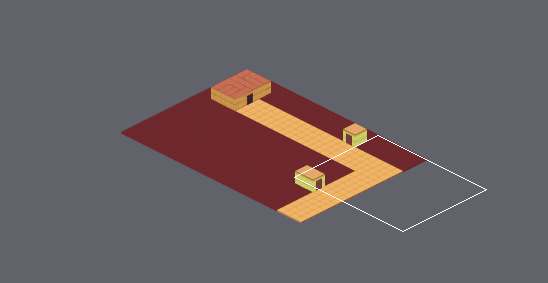
Tiled map -- Output/Assets/Maps/Mapa 1 desierto.tmx. Above, an overview of the earlier version with the close-up marked.
Close-up. Before the edit:
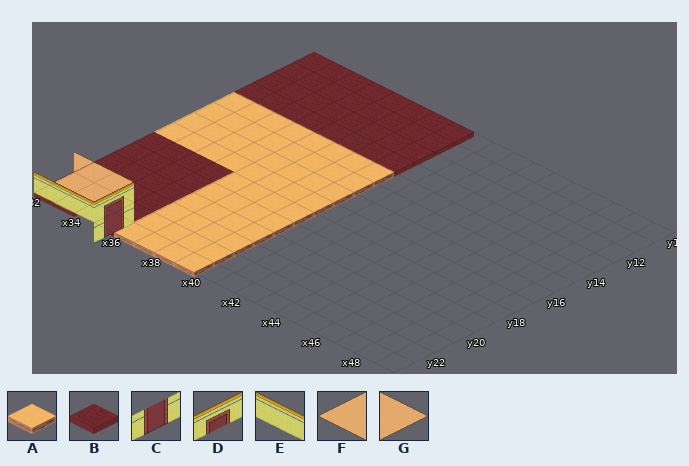
Cells are 128x64 px. Isometric: x runs down to the right, y down to the left. Shown: x 32..49, y 10..23. The commit also changed other parts of the map, which this record leaves out. The old version is drawn lined up with the new one.
Key: from "TABERNA": A 4, B 6, C 17, D 27, E 50, F 53, G 54.
_ is an empty cell.
Layer "Tile Layer 1" before, first column x 32:
10 BBBBBBBB__________
11 BBBBBBBB__________
12 BBBBBBBB__________
13 BBBBBBBB__________
14 AAAAAAAA__________
15 AAAAAAAA__________
16 AAAAAAAA__________
17 AAAAAAAA__________
18 BBBBAAAA__________
19 BBBBAAAA__________
20 BBBBAAAA__________
21 BBBBAAAA__________
22 BB_BAAAA__________
23 BB_BAAAA__________
Layer "Buildings" before, first column x 32:
10 __________________
11 __________________
12 __________________
13 __________________
14 __________________
15 __________________
16 __________________
17 __________________
18 __________________
19 __________________
20 __________________
21 GG________________
22 F_D_______________
23 EE_C______________
Now the later version:
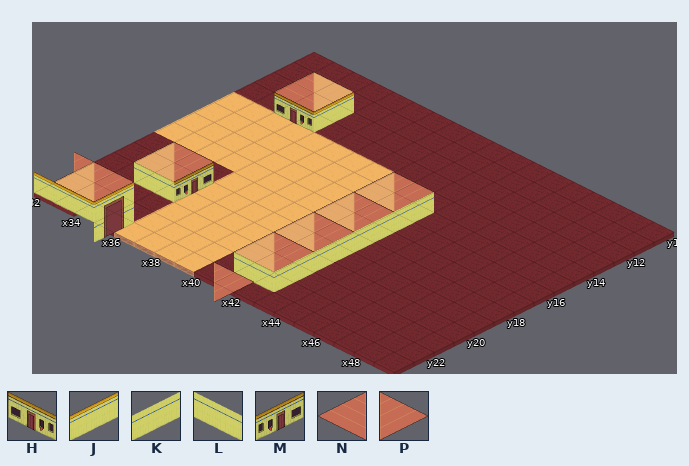
Further tiles: from "TABERNA": H 22, J 32, K 37, L 38, M 52, N 55, P 56.
Changes in this commit:
map size 30x21 -> 50x41 cells (old content now starts at 10,10; both pictures use the new coordinates)
Layer "Tile Layer 1":
y 10..23: x 40..49 __________ -> BBBBBBBBBB
Layer "Buildings":
y 11: x 34 _ -> G
y 12: x 33 _ -> N; x 35 _ -> J
y 13: x 34 _ -> H
y 14: x 41 _ -> P
y 15: x 40 _ -> F; x 42 _ -> K
y 16: x 41..42 __ -> PK
y 17: x 40 _ -> F; x 42 _ -> K
y 18: x 34 _ -> P; x 41..42 __ -> PK
y 19: x 33 _ -> F; x 35 _ -> M; x 40 _ -> F
y 20: x 34 _ -> L; x 41..42 __ -> PK
y 21: x 32..33 GG -> PP; x 40 _ -> F; x 42 _ -> K
y 22: x 41 _ -> L
y 23: x 41 _ -> P
Where, in picture pixels (left, top, right, bottom), the same in both close-ups:
changed: (74, 72, 674, 372)
